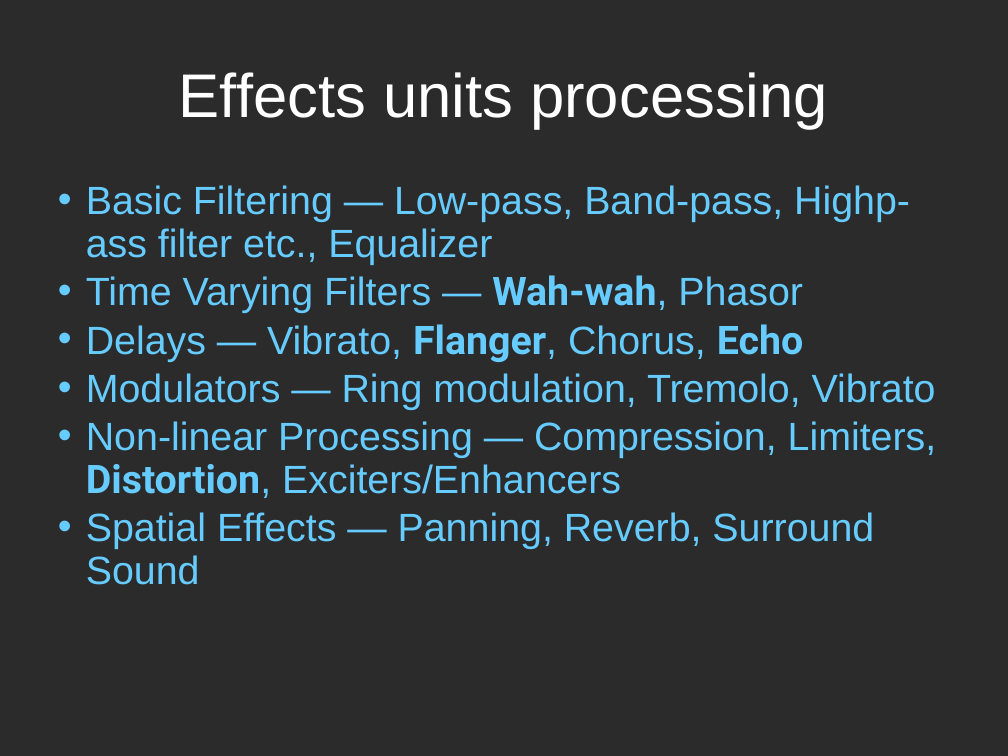
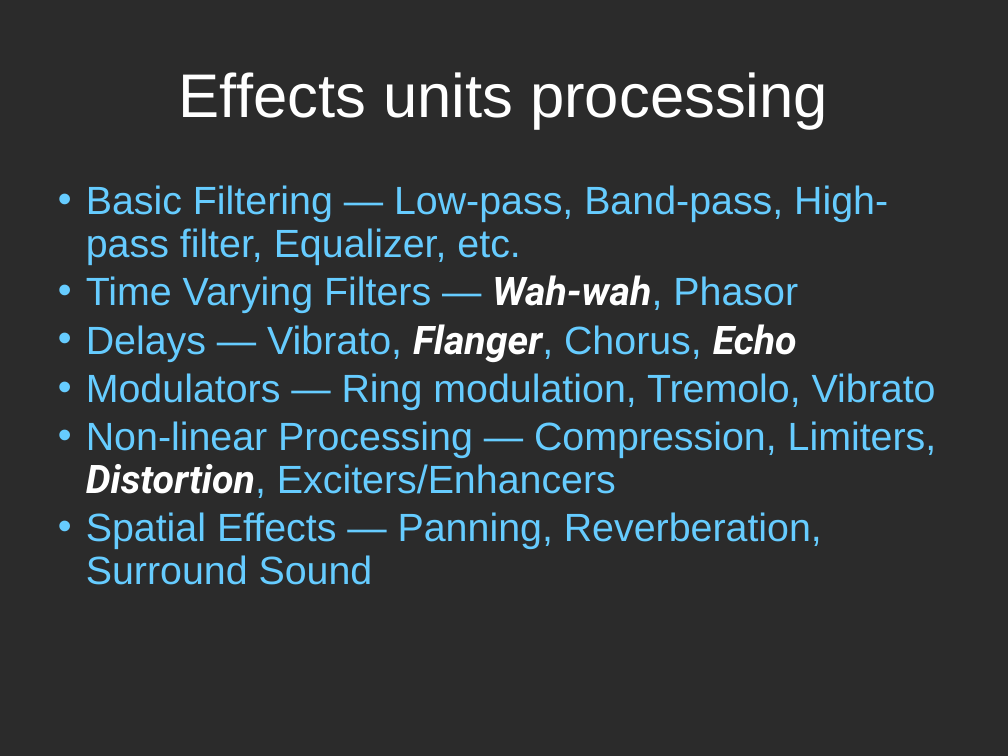
Before and after one commit to inteljack/EL6183-Digital-Signal-Processing-Lab-2015-Fall, a slide deck: slide 3 of project/jason/ppt.pptx. Drawn at 1008x756 pixels with LibreOffice and Linux fonts; fonts in the diff are those of the drawing; background and template pictures are left out; a plain dark background stands for a picture behind light text. Boxes give left, top, right and bottom in pixels: in the first picture for what was removed or moved away, otherwise in the second. Text is boxed around its words. In the diff, an @@ line names an element or a change of style, - is before the commit and + after.

```diff
--- a/project/jason/ppt.pptx
+++ b/project/jason/ppt.pptx
@@ text at (86, 185, 888, 265): text changed @@
-• Basic Filtering — Low-pass, Band-pass, Highp-ass filter etc., Equalizer
+• Basic Filtering — Low-pass, Band-pass, High-pass filter, Equalizer, etc.
@@ text at (86, 275, 937, 498): text colour #66CCFF to #FFFFFF, italic on in "Wah-wah,", "Flanger, Echo", "Distortion," @@
@@ text at (86, 512, 822, 585): text changed @@
-• Spatial Effects — Panning, Reverb, Surround Sound
+• Spatial Effects — Panning, Reverberation, Surround Sound
```
Also in this commit, not shown: 8 other slides changed, 1 slide added, 1 slide removed, 8 other files.
